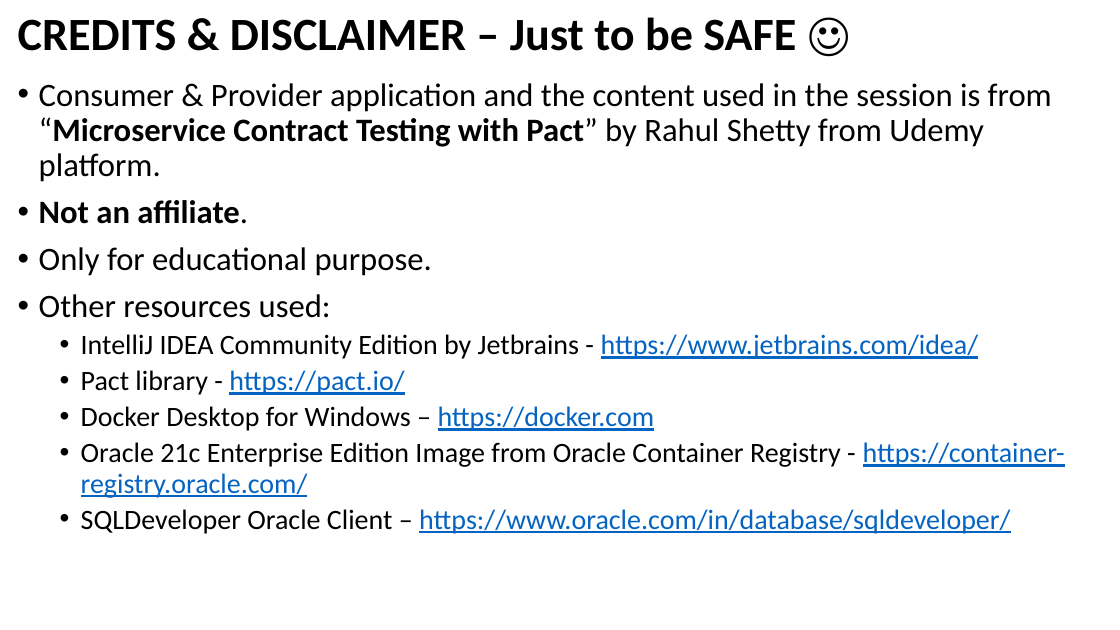
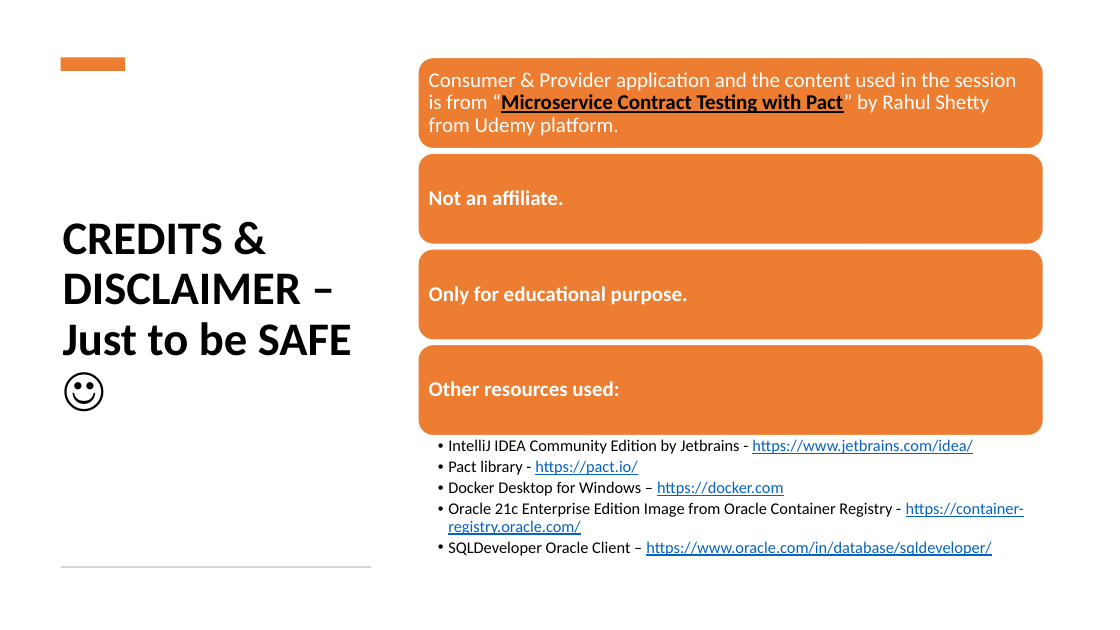
Before and after one commit to Kiranmoy/SpringBootRestService, a slide deck: slide 3 of setup-guide/Hands-on Pact.pptx. Drawn at 1120x630 pixels with LibreOffice and Linux fonts; fonts in the diff are those of the drawing. Boxes give left, top, right and bottom in pixels: in the first picture for what was removed or moved away, otherwise in the second. Text is boxed around its words. In the diff, an @@ line names an element or a change of style, - is before the commit and + after.

Commit message:
finalized PPT design and completed session 1 & 2 slides

```diff
--- a/setup-guide/Hands-on Pact.pptx
+++ b/setup-guide/Hands-on Pact.pptx
@@ rectangle added at box(61, 58, 126, 71), fill #ED7D31 @@
@@ text removed at box(39, 83, 1065, 534) @@
-• Consumer & Provider application and the content used in the session is from “Microservice Contract Testing with Pact” by Rahul Shetty from Udemy platform.
-• Not an affiliate.
-• Only for educational purpose.
-• Other resources used:
-  • IntelliJ IDEA Community Edition by Jetbrains - https://www.jetbrains.com/idea/
-  • Pact library - https://pact.io/
-  • Docker Desktop for Windows – https://docker.com
-  • Oracle 21c Enterprise Edition Image from Oracle Container Registry - https://container-registry.oracle.com/
-  • SQLDeveloper Oracle Client – https://www.oracle.com/in/database/sqldeveloper/
@@ title "CREDITS & DISCLAIMER – Just ...": place and size @@
-title "CREDITS & DISCLAIMER – Just ..." at box(18, 17, 796, 51)
+title "CREDITS & DISCLAIMER – Just ..." at box(63, 223, 352, 356)
@@ title "CREDITS & DISCLAIMER – Just ..." at box(63, 223, 352, 356): size 39.6 to 40 pt @@
@@ group added at box(418, 58, 1044, 556): 5 texts, 4 rounded rectangles @@
+Consumer & Provider application and the content used in the session is from “Microservice Contract Testing with Pact” by Rahul Shetty from Udemy platform.
+Not an affiliate.
+Only for educational purpose.
+Other resources used:
+  • IntelliJ IDEA Community Edition by Jetbrains - https://www.jetbrains.com/idea/
+  • Pact library - https://pact.io/
+  • Docker Desktop for Windows – https://docker.com
+  • Oracle 21c Enterprise Edition Image from Oracle Container Registry - https://container-registry.oracle.com/
+  • SQLDeveloper Oracle Client – https://www.oracle.com/in/database/sqldeveloper/
@@ rectangle added at box(60, 566, 371, 568), fill #D5D5D5 @@
```
Also in this commit, not shown: 9 other slides changed, 15 slides added, 2 slides removed.
